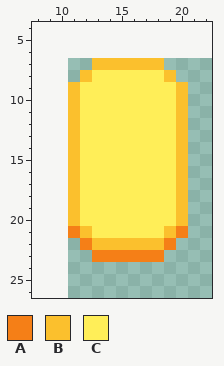
Pixel-art file -- Assets/Arts/GameUI/ShopUI/ShopItemPanel.aseprite. Above: the version before the commit.
50x50 pixels, 1 frame. Shown: x 8..22, y 4..26. The old version is drawn lined up with the new one, on the new canvas.
Palette (. is transparent): A #f57f17  B #fbc02d  C #ffee58
Pixels before, first column x 11:
 7 ..BBBBBB..
 8 .BCCCCCCB.
 9 BCCCCCCCCB
10 BCCCCCCCCB
11 BCCCCCCCCB
12 BCCCCCCCCB
13 BCCCCCCCCB
14 BCCCCCCCCB
15 BCCCCCCCCB
16 BCCCCCCCCB
17 BCCCCCCCCB
18 BCCCCCCCCB
19 BCCCCCCCCB
20 BCCCCCCCCB
21 ABCCCCCCBA
22 .ABBBBBBA.
23 ..AAAAAA..
After the commit:
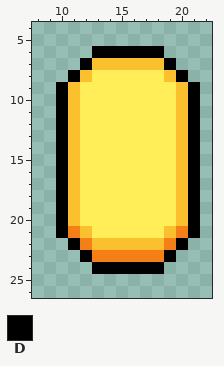
Colours new in this view: D #000000
Edits made:
canvas 50x50 -> 32x32, the old top-left corner now at 11,7 (the part of the old canvas that was cut away was empty and is not shown)
Changed rows in their new state; - is an unchanged pixel.
first column x 10:
 6 ---DDDDDD---
 7 --D------D--
 8 -D--------D-
 9 D----------D
10 D----------D
11 D----------D
12 D----------D
13 D----------D
14 D----------D
15 D----------D
16 D----------D
17 D----------D
18 D----------D
19 D----------D
20 D----------D
21 D----------D
22 -D--------D-
23 --D------D--
24 ---DDDDDD---
Where, in picture pixels (left, top, right, bottom), the same in both pictures:
added: (56, 46, 200, 274)
